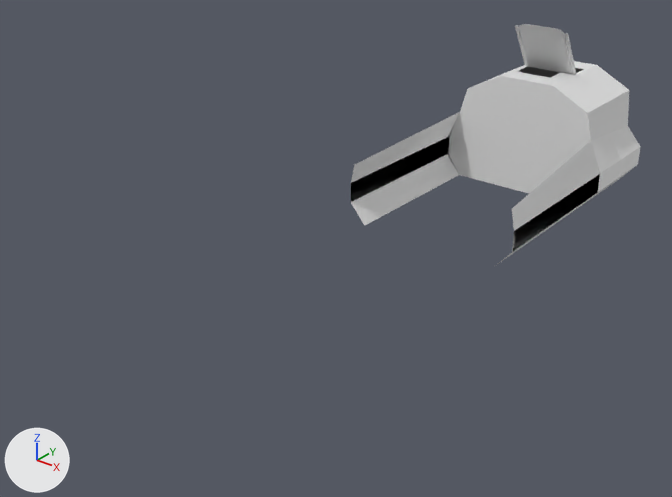
A saved change to the FBX model f16/Assets/inside.fbx.
The view is the same before and after, from a camera (50 mm lens) standing at (1.226, -0.491, 0.703) and looking at (-0.076, 1.137, -0.306). The lights are fixed; the arrows at lower left show +X, +Y and +Z. Vertices at the same position are counted once.

Objects in the first picture: 'Cockpit', 'HUD'.
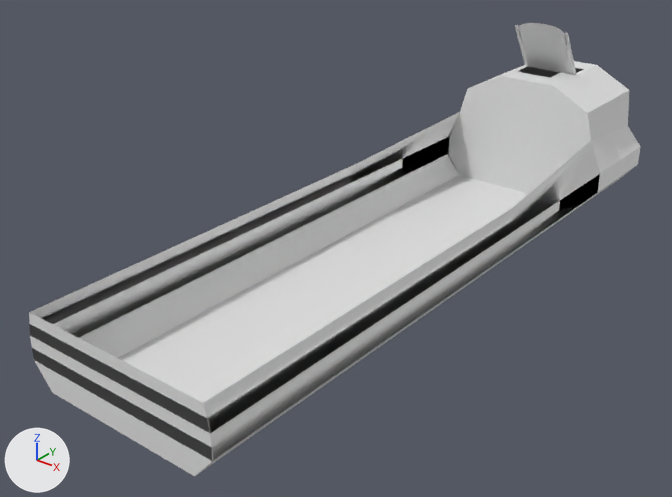
Pixel boxes (x1, y1, x2, y2) of what changed, in the pictures (672 x 497 px):
'Cockpit', reshaped (111% wider, 86% taller)
    before: (351, 25, 641, 267)
    after: (29, 25, 641, 476)
part 1 of me_cube_003, added
    after: (29, 165, 529, 476)

The change, as a list of edits to the scene's bpy script:
```text
Change me_cube_003:
    used by ob_cockpit; location = (0.0, 0.0, 0.0)
    remove me_cube_003.from_pydata(...)  # 184 vertices, 180 faces; spans x -0.257..0.257, y 1.429..2.225, z -0.386..0.098
    add me_cube_003.from_pydata(...)  # 206 vertices, 204 faces; spans x -0.257..0.257, y 0.381..2.225, z -0.386..0.099
    me_cube_003 part 1
    6 vertices are added at (0.0, 1.429, -0.386), (0.0, 0.636, -0.386), (0.0, 0.381, -0.386), (0.0, 0.381, -0.211), (0.0, 0.381, -0.268), (0.0, 0.381, -0.327)
    8 new vertices lie (0.0, -0.793, 0.0) away from vertices in x -0.257..0.257, y 1.429, z -0.386..-0.211
    8 new vertices lie (0.0, -0.255, 0.0) away from vertices in x -0.257..0.257, y 0.636, z -0.386..-0.211
    24 new faces join them
```
